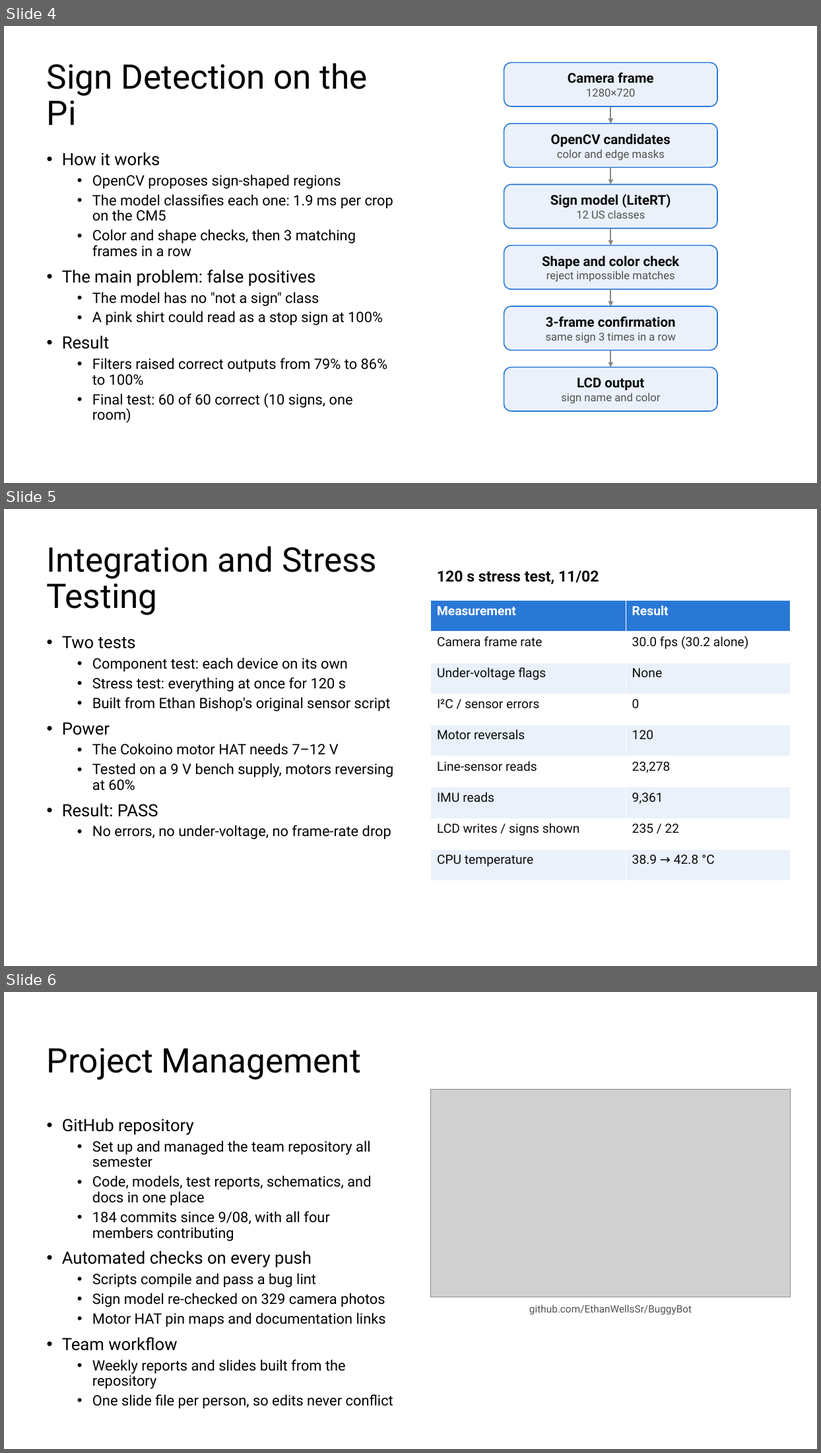
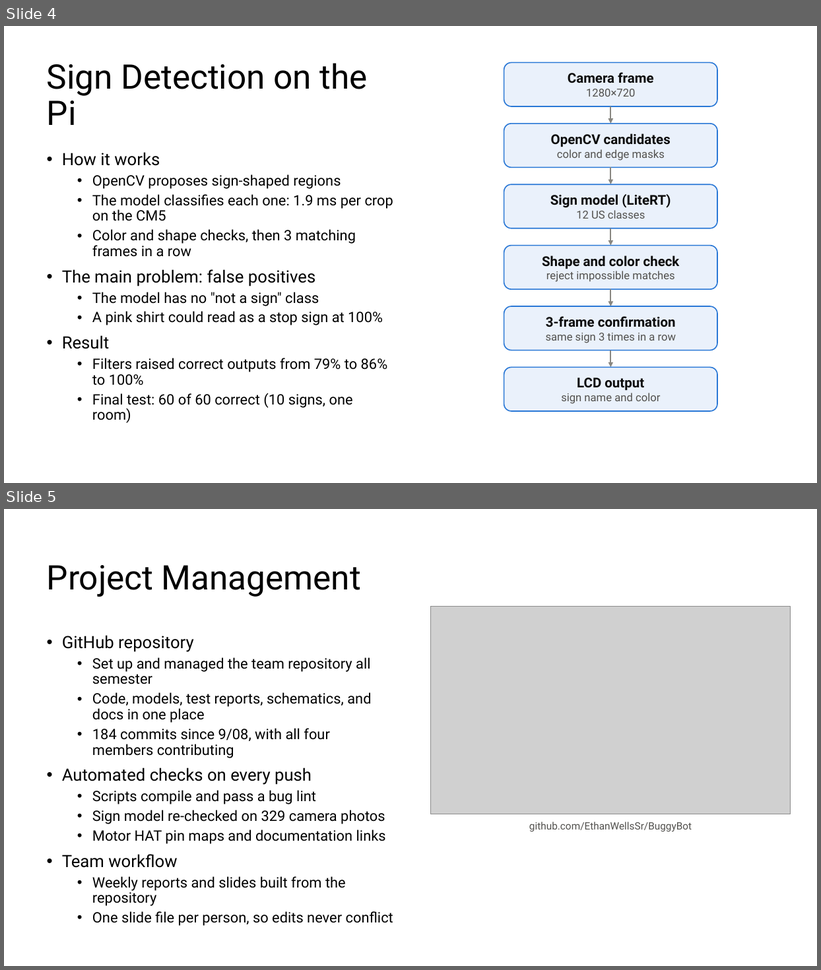
Before and after one commit to EthanWellsSr/BuggyBot, a slide deck: Weekly Reports/slides/1-ethan-wells.pptx. Shown one above the other, each under a label of ours: slides 4, 5 and 6 before the commit, slides 4 and 5 after it. The pictures are 821x1453 and 821x970 pixels, drawn with LibreOffice and Linux fonts; fonts in the diff are those of the drawing; grey boxes stand for pictures. Boxes give left, top, right and bottom in pixels: in the first picture for what was removed or moved away, otherwise in the second. Text is boxed around its words. In the diff, an @@ line names an element or a change of style, - is before the commit and + after.

Commit message:
Move the integration and stress testing slide to Ethan Bishop's section and rebuild the final deck.

```diff
--- a/Weekly Reports/slides/1-ethan-wells.pptx
+++ b/Weekly Reports/slides/1-ethan-wells.pptx
@@ slide 5 removed at box(4, 509, 817, 966), background #FFFFFF @@
@@ title removed at box(47, 546, 377, 615) @@
-Integration and Stress Testing
@@ text removed at box(437, 570, 599, 584) @@
-120 s stress test, 11/02
@@ table removed at box(431, 601, 791, 881), 9 rows, 2 columns @@
-Measurement | Result
-Camera frame rate | 30.0 fps (30.2 alone)
-Under-voltage flags | None
-I²C / sensor errors | 0
-Motor reversals | 120
-Line-sensor reads | 23,278
-IMU reads | 9,361
-LCD writes / signs shown | 235 / 22
-CPU temperature | 38.9 → 42.8 °C
@@ text removed at box(62, 636, 393, 840) @@
-• Two tests
-  • Component test: each device on its own
-  • Stress test: everything at once for 120 s
-  • Built from Ethan Bishop's original sensor script
-• Power
-  • The Cokoino motor HAT needs 7–12 V
-  • Tested on a 9 V bench supply, motors reversing at 60%
-• Result: PASS
-  • No errors, no under-voltage, no frame-rate drop
@@ what was slide 6 is now slide 5 @@
```
Also in this commit, not shown: 2 other files.
